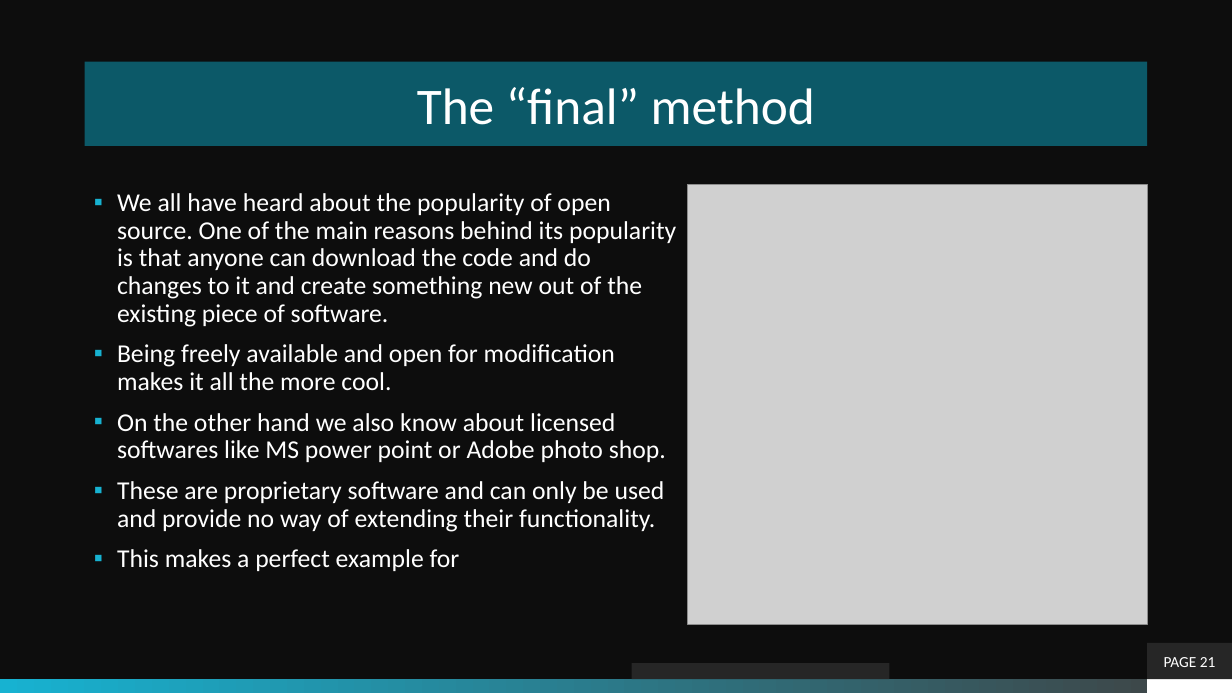
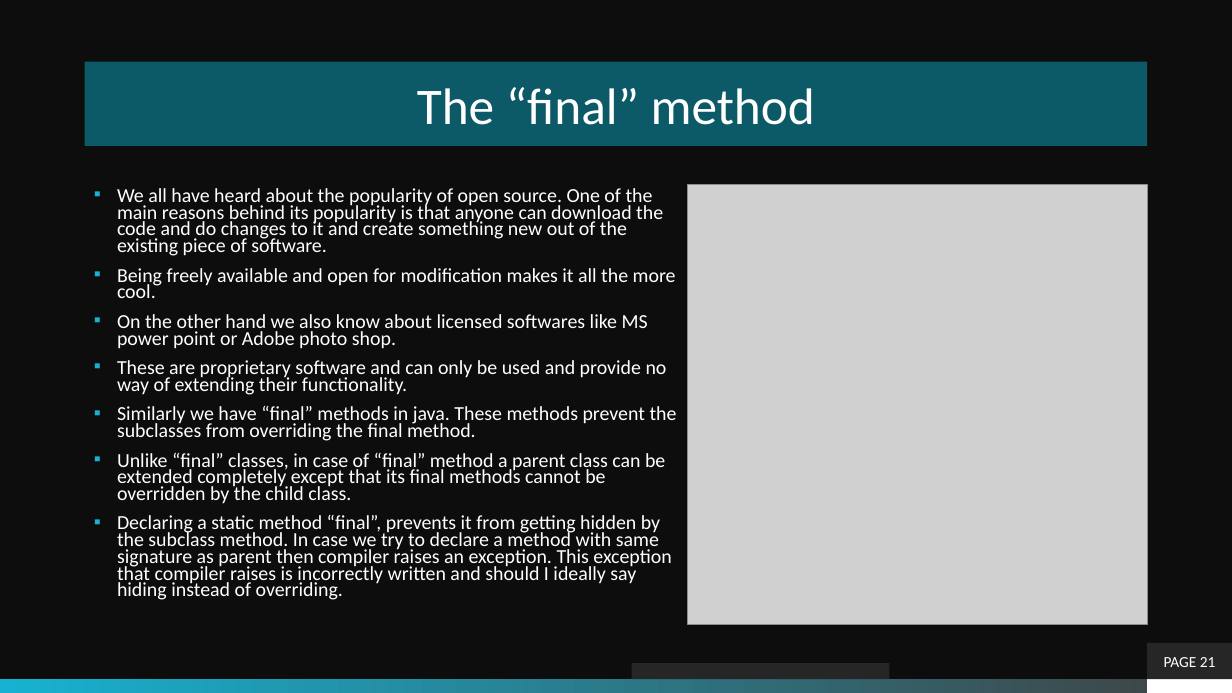
Before and after one commit to theLeonidas/Courses, a slide deck: slide 21 of courseMaterial/Inheritance/Inheritance.pptx. Drawn at 1232x693 pixels with LibreOffice and Linux fonts; fonts in the diff are those of the drawing; grey boxes stand for pictures; background and template pictures are left out. Boxes give left, top, right and bottom in pixels: in the first picture for what was removed or moved away, otherwise in the second. Text is boxed around its words. In the diff, an @@ line names an element or a change of style, - is before the commit and + after.

```diff
--- a/courseMaterial/Inheritance/Inheritance.pptx
+++ b/courseMaterial/Inheritance/Inheritance.pptx
@@ text at [117,188,676,395]: size 20 to 15.5 pt in "We all have heard about the popularity ...", "Being freely available and open for modification ...", "On the other hand we also know ...", "These are proprietary software and can only ..."; line spacing 0.9 to 0.7 @@
@@ text at [117,406,677,600]: text changed; size 20 to 15.5 pt @@
-▪ This makes a perfect example for
+▪ Similarly we have “final” methods in java. These methods prevent the subclasses from overriding the final method.
+▪ Unlike “final” classes, in case of “final” method a parent class can be extended completely except that its final methods cannot be overridden by the child class.
+▪ Declaring a static method “final”, prevents it from getting hidden by the subclass method. In case we try to declare a method with same signature as parent then compiler raises an exception. This exception that compiler raises is incorrectly written and should I ideally say hiding instead of overriding.
```
Also in this commit, not shown: 1 other slide changed, 2 slides added, 1 slide removed, 16 other files.
